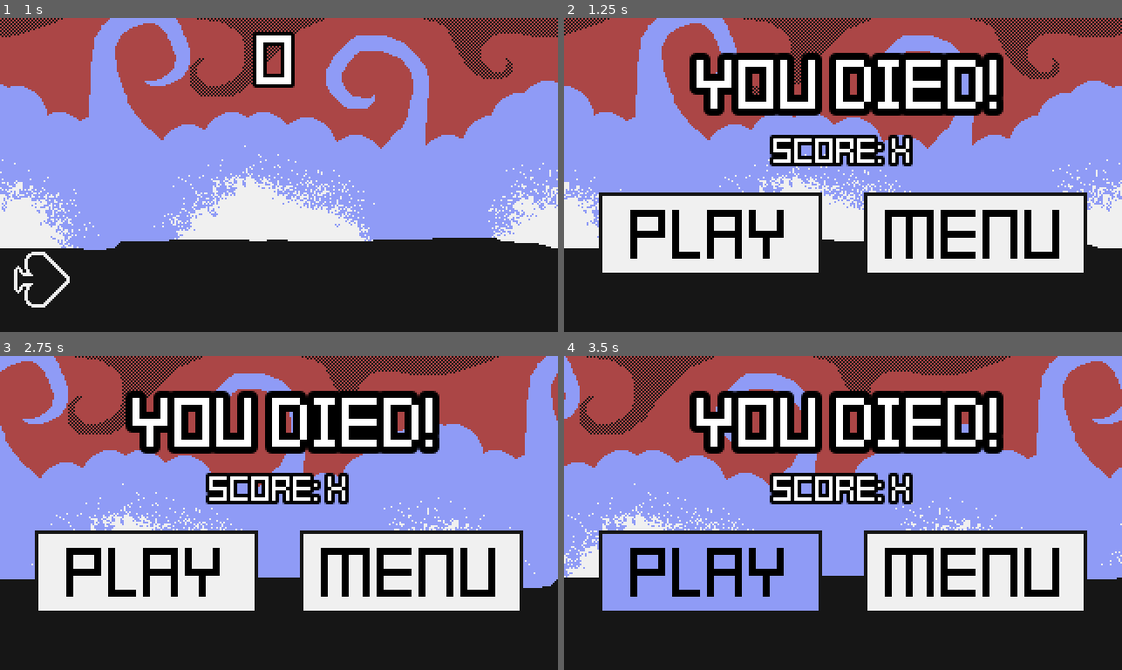
Above: before the commit, frames 1-4 (two rows, left to right).
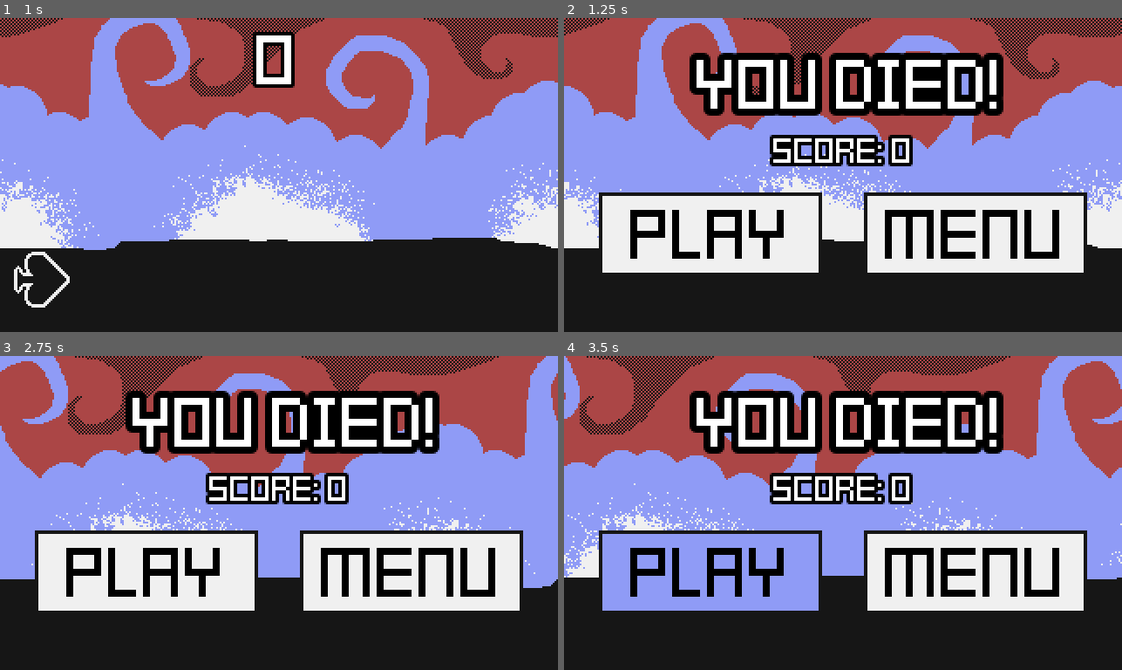
Above: after the commit, the same moments.

Repository: jadicodes/spade-flight
Game: Godot game, scene res://ui_screens/main_menu/main_menu.tscn
The game is run twice, just before and just after one commit, with the same random seed, the same clock (stepped at 60 frames per second) and the same inputs.
Inputs:
- Up to frame 1 (1 s): click "Play" at 0.5 s
- Up to frame 2 (1.25 s): no input
- Up to frame 3 (2.75 s): click "Menu" at 1.25 s; click "Play" at 2 s
- Up to frame 4 (3.5 s): click "Play" at 2.75 s

Frame 1 is identical in both runs. In frame 2, 0.1% of the frame differs, in the area x 58-62%, y 37-48%; in frame 3, 0.1%; in frame 4, 0.1%.

Commit message:
Add score display to end screen

Diff:
--- /dev/null
+++ b/project/common/score.gd
@@ -0,0 +1,16 @@
+extends Node2D
+
+
+var score: int
+
+
+func reset_score() -> void:
+	score = 0
+
+
+func increase_score() -> void:
+	score += 1
+
+
+func return_score() -> int:
+	return score
--- /dev/null
+++ b/project/common/score.tscn
@@ -0,0 +1,6 @@
+[gd_scene load_steps=2 format=3 uid="uid://cawgki75diw4"]
+
+[ext_resource type="Script" path="res://common/score.gd" id="1_4y42g"]
+
+[node name="Score" type="Node2D"]
+script = ExtResource("1_4y42g")
--- a/project/hud/hud.gd
+++ b/project/hud/hud.gd
@@ -1,7 +1,7 @@
 extends Control
 
-var _score: int
 
 func _update_score() -> void:
-	_score += 1
+	Score.increase_score()
+	var _score = Score.return_score()
 	$Score.text = str(_score)
--- a/project/project.godot
+++ b/project/project.godot
@@ -18,6 +18,7 @@
 [autoload]
 
 Jukebox="*res://common/jukebox/jukebox.tscn"
+Score="*res://common/score.tscn"
 
 [display]
 
--- a/project/ui_screens/end_screen/end_screen.gd
+++ b/project/ui_screens/end_screen/end_screen.gd
@@ -1,11 +1,14 @@
 extends Node2D
 
+var _score: int
 
 func _ready() -> void:
 	Jukebox.play_explosion()
+	_set_score_label()
 
 
 func _on_play_again_button_pressed() -> void:
+	Score.reset_score()
 	Jukebox.play_click()
 	get_tree().change_scene_to_file("res://world/world.tscn")
 
@@ -13,3 +16,8 @@
 func _on_menu_button_pressed() -> void:
 	Jukebox.play_click()
 	get_tree().change_scene_to_file("res://ui_screens/main_menu/main_menu.tscn")
+
+
+func _set_score_label() -> void:
+	_score = Score.return_score()
+	$ScoreLabel.text = "Score: " + str(_score)
--- a/project/ui_screens/main_menu/main_menu.gd
+++ b/project/ui_screens/main_menu/main_menu.gd
@@ -5,6 +5,7 @@
 
 
 func _on_play_button_pressed() -> void:
+	Score.reset_score()
 	Jukebox.play_click()
 	get_tree().change_scene_to_file("res://world/world.tscn")
 
